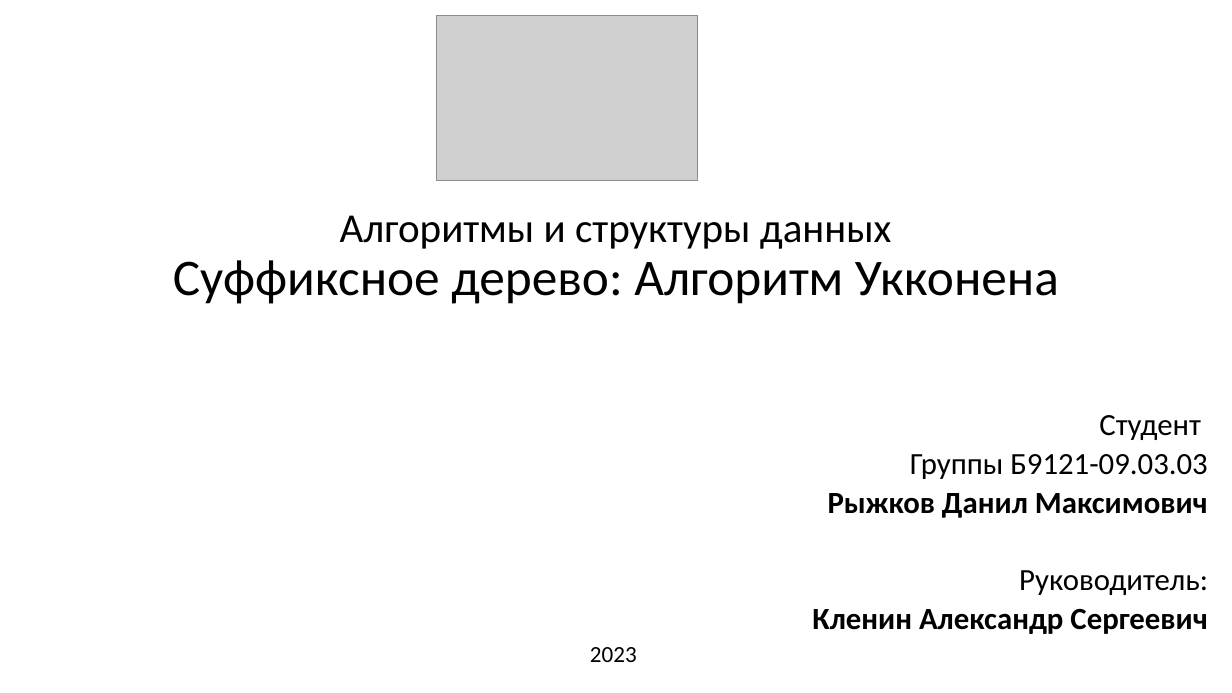
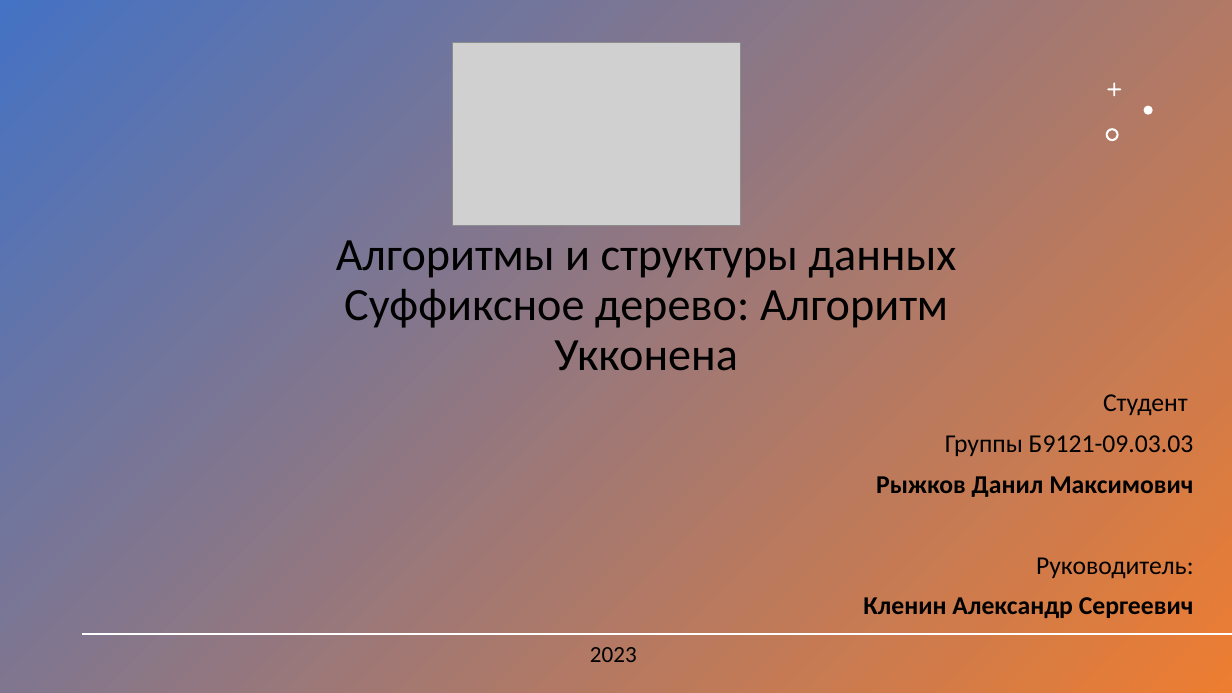
Before and after one commit to Pompon-Den/Suff-Tree-Algorithm-Ykkonen, a slide deck: slide 1 of Algorithm Ykkonena.pptx. Drawn at 1232x693 pixels with LibreOffice and Linux fonts; fonts in the diff are those of the drawing; grey boxes stand for pictures; background and template pictures are left out. Boxes give left, top, right and bottom in pixels: in the first picture for what was removed or moved away, otherwise in the second. Text is boxed around its words. In the diff, an @@ line names an element or a change of style, - is before the commit and + after.

```diff
--- a/Algorithm Ykkonena.pptx
+++ b/Algorithm Ykkonena.pptx
@@ rectangle added at [0, 0, 1232, 693], fill gradient #4472C4 to #ED7D31 @@
@@ picture: place and size @@
-picture at [437, 15, 699, 180]
+picture at [453, 43, 740, 225]
@@ freeform shape added at [1107, 82, 1121, 96], fill #FFFFFF @@
@@ freeform shape added at [1144, 105, 1153, 115], fill #FFFFFF @@
@@ freeform shape added at [1106, 128, 1119, 141], fill #FFFFFF @@
@@ title "Алгоритмы и структуры данных Суффиксное ...": place and size @@
-title "Алгоритмы и структуры данных Суффиксное ..." at [173, 215, 1059, 304]
+title "Алгоритмы и структуры данных Суффиксное ..." at [336, 240, 956, 371]
@@ title "Алгоритмы и структуры данных Суффиксное ..." at [336, 240, 956, 371]: size 32 to 36 pt in "Алгоритмы и структуры данных"; size 40 to 36 pt in "Суффиксное дерево: Алгоритм Укконена" @@
@@ subtitle "Студент": place and size @@
-subtitle "Студент" at [812, 415, 1208, 634]
+subtitle "Студент" at [863, 394, 1194, 618]
@@ subtitle "Студент" at [863, 394, 1194, 618]: size 24.1 to 20 pt; line spacing 0.7 to 0.9 @@
@@ text "2023" at [590, 647, 637, 662]: more space between paragraphs @@
@@ line added from (1231, 634) to (84, 634), #FFFFFF 2 pt @@
```
Also in this commit, not shown: 13 other slides changed, 1 slide added, 9 slides removed, 5 other files.
